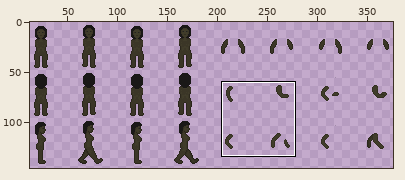
One commit to this sprite sheet: dist/media/textures/kadijah.png. The picture above shows the old version from afar; the outline marks the close-up.
Close-up. Old version:
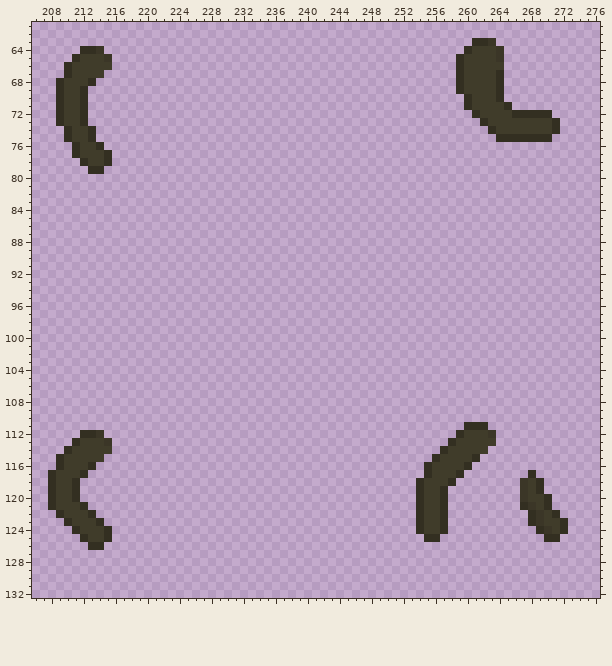
The file is 384x384 pixels. Pixels under 10% opacity are left out. Colours within 5 levels of each other are drawn and written as one. Shown: x 206..276, y 61..132. The wide view leaves out empty margins. The commit also changed other parts of the picture, which this record leaves out.
The result:
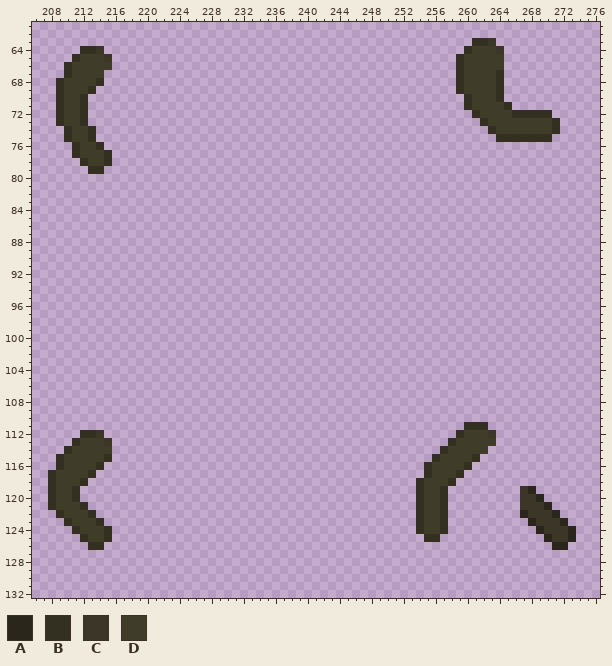
Palette (. is transparent): A #2a261b  B #332f21  C #3b3627  D #403c2a
Difference:
@@ x 206..276 @@
  64 ......BBC.............................................BDDDC............
- 65 .....BDDDC...........................................BDDDDC............
+ 65 .....BDDDC...........................................BDDDDD............
  66 ....BDDDDD...........................................BDDDDD............
  67 ....BDDDD............................................BDDDDB............
- 68 ...BDDDB.............................................BDDDDB............
- 69 ...BDDB..............................................BDDDDB............
+ 68 ...BDDDDB............................................BDDDDB............
+ 69 ...BDDDB.............................................BDDDDB............
  70 ...BDDB...............................................BDDDB............
@@ x 206..276 @@
 114 ....BDDDDD.........................................BDDDDD..............
-115 ...BDDDDD.........................................BDDDDB...............
-116 ...BDDDB.........................................BDDDDB................
-117 ..BDDDB..........................................BDDDB........B........
-118 ..BDDB..........................................BDDDB........CDB.......
-119 ..BDDB..........................................BDDB.........CDB.......
-120 ..BDDB..........................................BDDB.........CDDB......
-121 ..BDDDB.........................................BDDB.........BCDB......
-122 ...BDDDB........................................BDDB..........BCDB.....
-123 ....BDDDB.......................................BDDB..........BCDDB....
-124 .....BDDDB......................................BDDB...........BCDB....
-125 ......BDDB.......................................BB.............BB.....
-126 .......BB..............................................................
+115 ...BDDDDDB........................................BDDDDB...............
+116 ...BDDDDB........................................BDDDDB................
+117 ..BDDDDB.........................................BDDDB.................
+118 ..BDDDB.........................................BDDDB..................
+119 ..BDDB..........................................BDDB.........CA........
+120 ..BDDB..........................................BDDB.........CCA.......
+121 ..BDDDB.........................................BDDB.........CCCA......
+122 ...BDDDB........................................BDDB.........ACCCA.....
+123 ....BDDDB.......................................BDDB..........ACCCA....
+124 .....BDDDB......................................BDDB...........ACCCA...
+125 ......BDDB.......................................BB.............ACCA...
+126 .......BB........................................................AA....
 127 .......................................................................
Boxes around the changes in both close-ups, in picture pixels (x1, y1, x2, y2):
changed: (496, 54, 504, 62)
changed: (80, 78, 104, 94)
changed: (72, 454, 112, 486)
changed: (520, 470, 576, 550)
